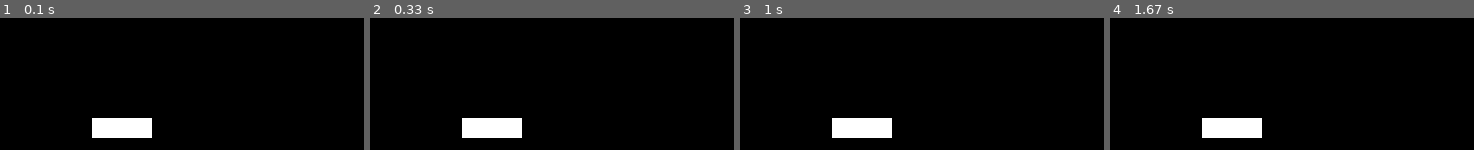
Above: before the commit, frames 1-4 (left to right).
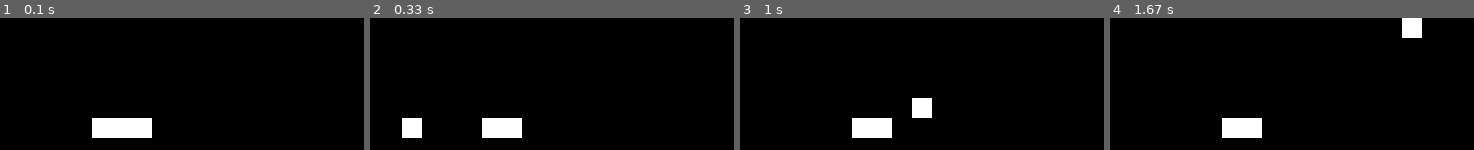
Above: after the commit, the same moments.

Repository: KleitonDaRosa/Snake_Pygames
Game: pygame game, started from main.py
Two runs of this game, one before a commit and one after it. Both use one fixed random seed, a clock stepped at 60 frames per second and the inputs below.
Inputs:
- Up to frame 1 (0.1 s): no input
- Up to frame 2 (0.33 s): no input
- Up to frame 3 (1 s): hold Right 0.33-0.8 s; hold Up from 0.83 s (still down)
- Up to frame 4 (1.67 s): release Up at 1.13 s; hold Right 1.17-1.63 s

Frame 1 is identical in both runs. In frame 2, 1.7% of the frame differs, in the area x 8-31%, y 75-91%; in frame 3, 1.7%; in frame 4, 1.7%.

Commit message:
Update main.py

Diff:
--- a/main.py
+++ b/main.py
@@ -59,7 +59,14 @@
 
     #snake_position[0] = snake_position[0][0]+10, snake_position[0][1]
 
-    if snake_diretion == KEYUP:
+    if snake_diretion == K_UP:
         snake_position[0] = (snake_position[0][0], snake_position[0][1]-10 )
+    elif snake_diretion == K_DOWN:
+        snake_position[0] = (snake_position[0][0], snake_position[0][1] + PIXEL_SIZE)
+    elif snake_diretion == K_LEFT:
+        snake_position[0] = (snake_position[0][0]-PIXEL_SIZE,snake_position[0][1])
+    elif snake_diretion == K_RIGHT:
+        snake_position[0] = (snake_position[0][0]+ PIXEL_SIZE, snake_position[0][1] )
+
 
     pygame.display.update()
